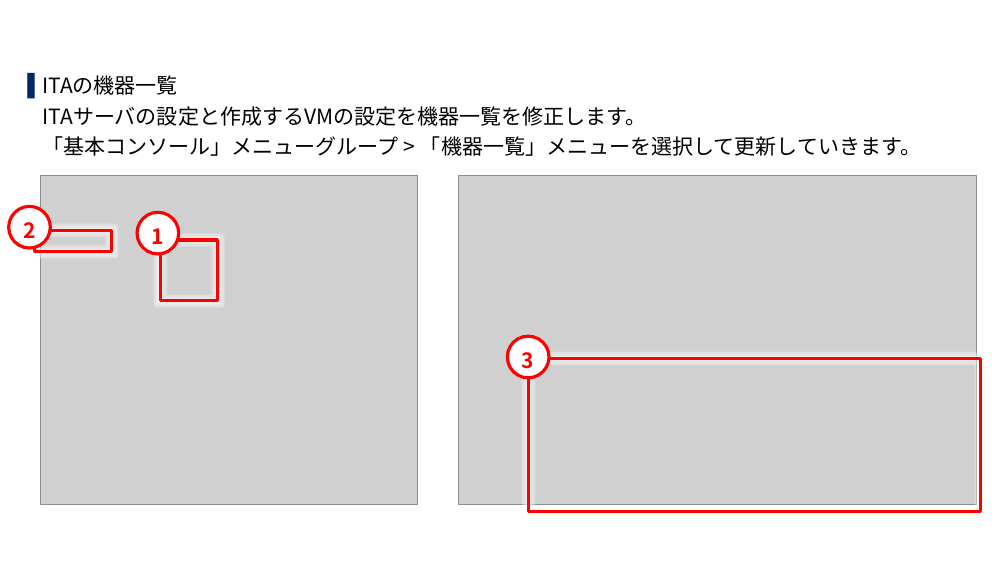
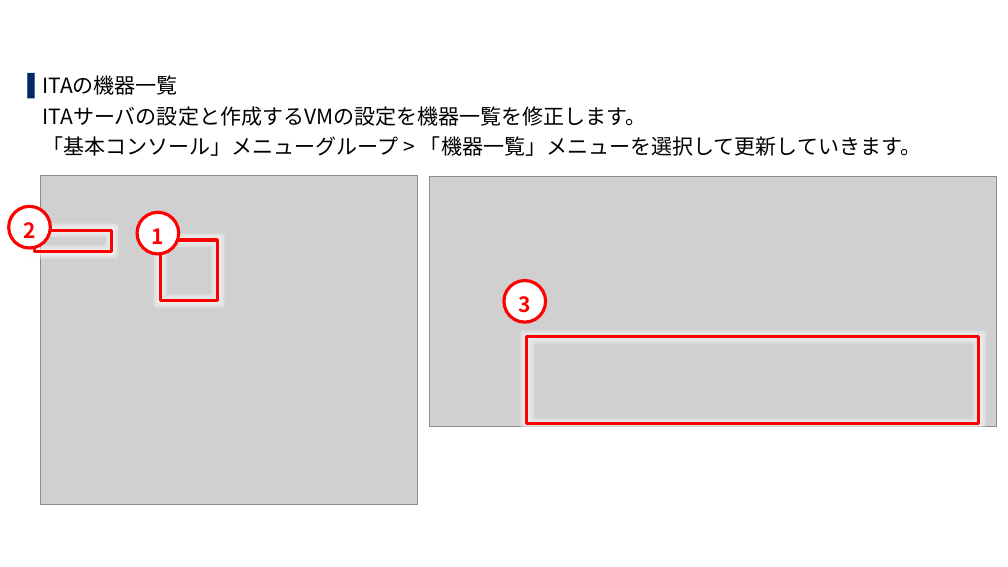
Before and after one commit to exastro-suite/SettingSamples-VMware, a slide deck: slide 16 of docs/setting-samples-vmware-install_ja.pptx. Drawn at 1008x567 pixels with LibreOffice and Linux fonts; fonts in the diff are those of the drawing; grey boxes stand for pictures; background and template pictures are left out. Boxes give left, top, right and bottom in pixels: in the first picture for what was removed or moved away, otherwise in the second. Text is boxed around its words. In the diff, an @@ line names an element or a change of style, - is before the commit and + after.

```diff
--- a/docs/setting-samples-vmware-install_ja.pptx
+++ b/docs/setting-samples-vmware-install_ja.pptx
@@ picture: place and size @@
-picture at (458,175,976,504)
+picture at (430,176,997,426)
@@ ellipse "3": place and size @@
-ellipse "3" at (507,337,549,378)
+ellipse "3" at (504,281,546,322)
@@ rectangle: place and size @@
-rectangle at (529,358,982,511)
+rectangle at (526,337,979,423)
```
Also in this commit, not shown: 3 other slides changed, 1 other file.
